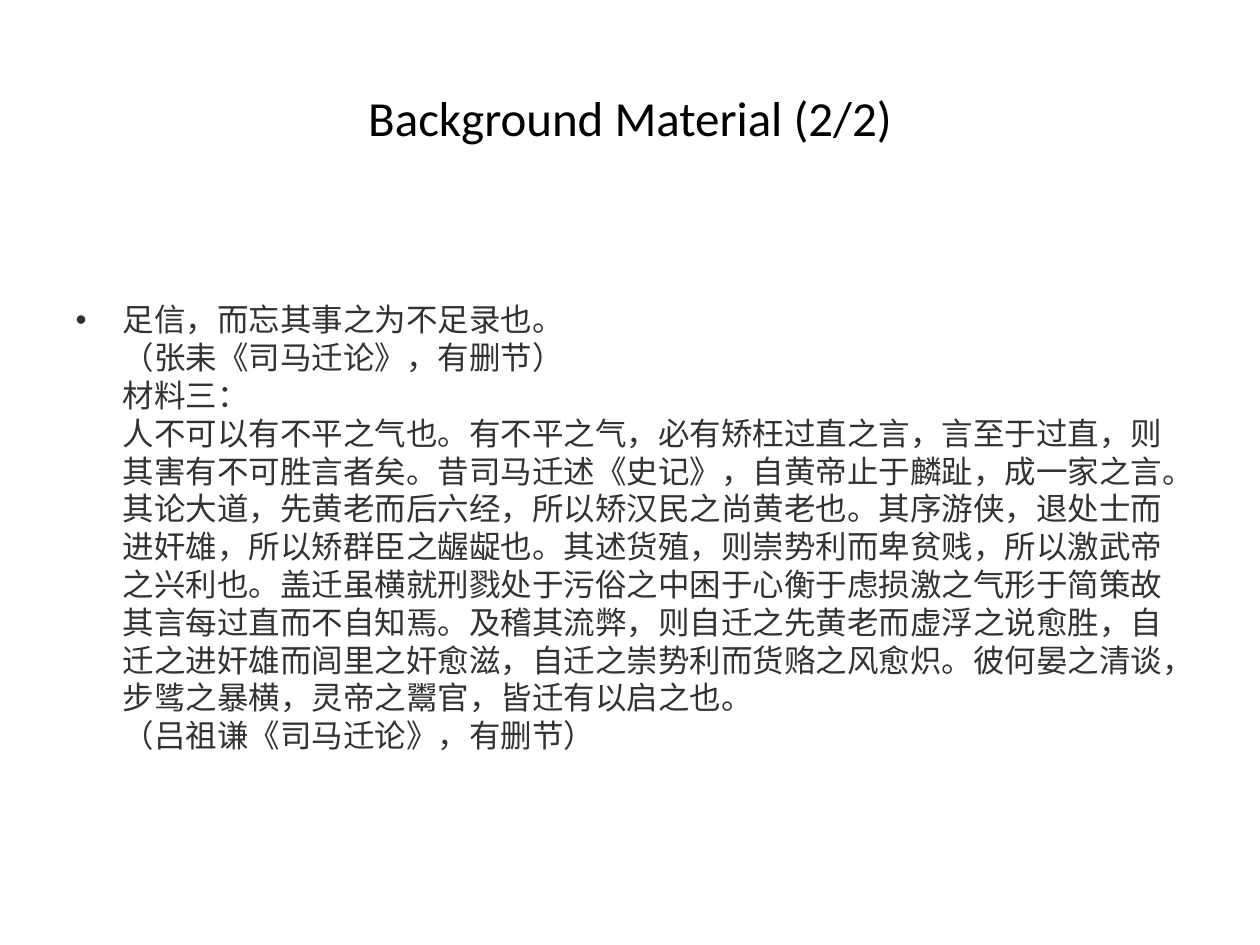
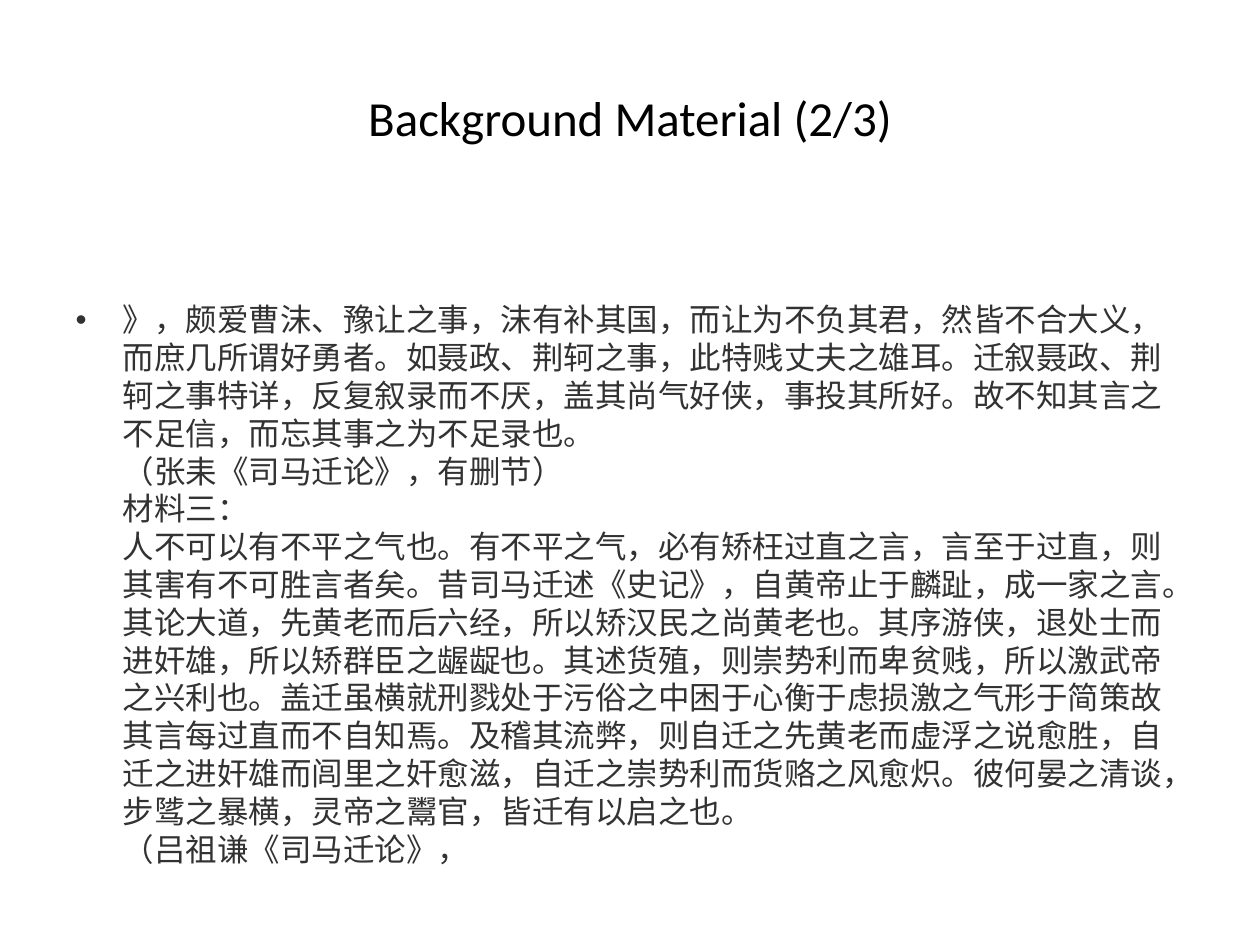
Before and after one commit to chenchen8486/word2ppt-assistant, a slide deck: slide 24 of 测试文档_processed.pptx (slide 20 before the commit). Drawn at 1260x945 pixels with LibreOffice and Linux fonts; fonts in the diff are those of the drawing. Boxes give left, top, right and bottom in pixels: in the first picture for what was removed or moved away, otherwise in the second. Text is boxed around its words. In the diff, an @@ line names an element or a change of style, - is before the commit and + after.

```diff
--- a/测试文档_processed.pptx
+++ b/测试文档_processed.pptx
@@ title at (x1=368, y1=100, x2=892, y2=145): text changed @@
-Background Material (2/2)
+Background Material (2/3)
@@ text at (x1=123, y1=304, x2=1194, y2=864): text changed @@
-• 足信，而忘其事之为不足录也。
-  （张耒《司马迁论》，有删节）
-  材料三：
-  人不可以有不平之气也。有不平之气，必有矫枉过直之言，言至于过直，则其害有不可胜言者矣。昔司马迁述《史记》，自黄帝止于麟趾，成一家之言。其论大道，先黄老而后六经，所以矫汉民之尚黄老也。其序游侠，退处士而进奸雄，所以矫群臣之龌龊也。其述货殖，则崇势利而卑贫贱，所以激武帝之兴利也。盖迁虽横就刑戮处于污俗之中困于心衡于虑损激之气形于简策故其言每过直而不自知焉。及稽其流弊，则自迁之先黄老而虚浮之说愈胜，自迁之进奸雄而闾里之奸愈滋，自迁之崇势利而货赂之风愈炽。彼何晏之清谈，步骘之暴横，灵帝之鬻官，皆迁有以启之也。
-  （吕祖谦《司马迁论》，有删节）
+• 》，颇爱曹沫、豫让之事，沫有补其国，而让为不负其君，然皆不合大义，而庶几所谓好勇者。如聂政、荆轲之事，此特贱丈夫之雄耳。迁叙聂政、荆轲之事特详，反复叙录而不厌，盖其尚气好侠，事投其所好。故不知其言之不足信，而忘其事之为不足录也。
+  （张耒《司马迁论》，有删节）
+  材料三：
+  人不可以有不平之气也。有不平之气，必有矫枉过直之言，言至于过直，则其害有不可胜言者矣。昔司马迁述《史记》，自黄帝止于麟趾，成一家之言。其论大道，先黄老而后六经，所以矫汉民之尚黄老也。其序游侠，退处士而进奸雄，所以矫群臣之龌龊也。其述货殖，则崇势利而卑贫贱，所以激武帝之兴利也。盖迁虽横就刑戮处于污俗之中困于心衡于虑损激之气形于简策故其言每过直而不自知焉。及稽其流弊，则自迁之先黄老而虚浮之说愈胜，自迁之进奸雄而闾里之奸愈滋，自迁之崇势利而货赂之风愈炽。彼何晏之清谈，步骘之暴横，灵帝之鬻官，皆迁有以启之也。
+  （吕祖谦《司马迁论》，
```
Also in this commit, not shown: 52 other slides changed, 26 slides added, 10 slides removed, 8 other files.
